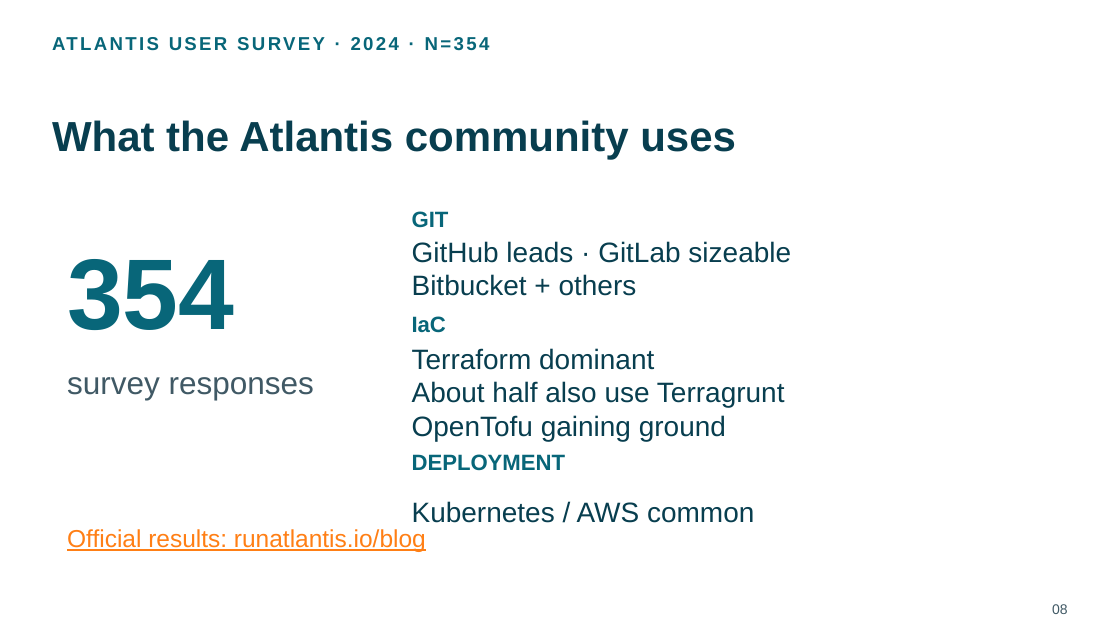
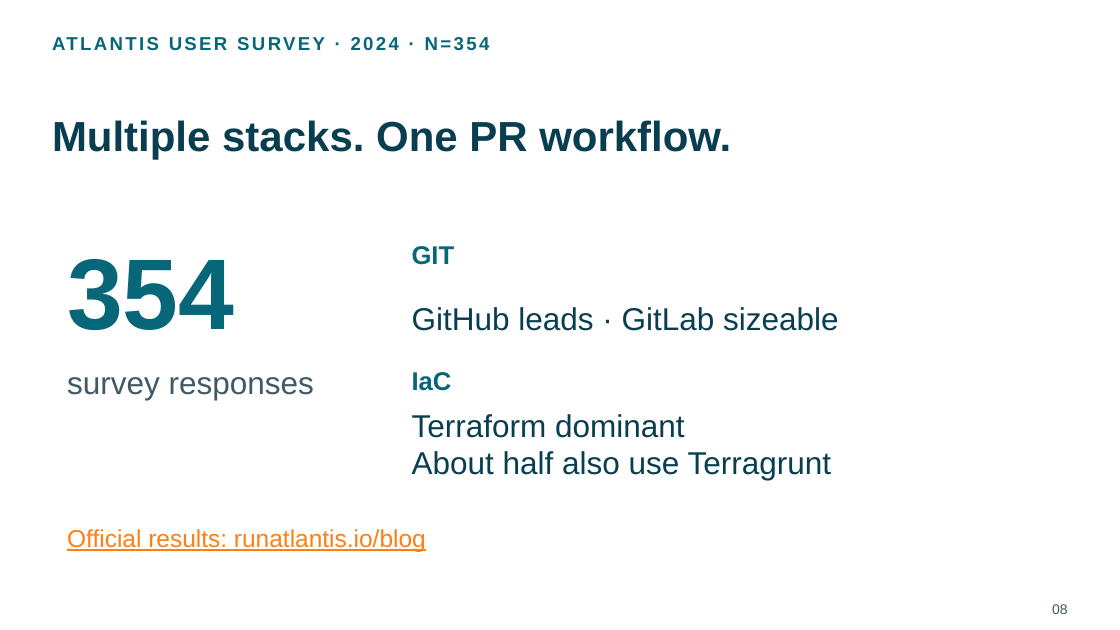
Before and after one commit to chenrui333/atlantis-talk, a slide deck: slide 8 of talks/kubecon-china-2026-atlantis-lightning/slides.pptx. Drawn at 1120x630 pixels with LibreOffice and Linux fonts; fonts in the diff are those of the drawing; background and template pictures are left out. Boxes give left, top, right and bottom in pixels: in the first picture for what was removed or moved away, otherwise in the second. Text is boxed around its words. In the diff, an @@ line names an element or a change of style, - is before the commit and + after.

Commit message:
docs: clarify Atlantis responsibilities and extension model

```diff
--- a/talks/kubecon-china-2026-atlantis-lightning/slides.pptx
+++ b/talks/kubecon-china-2026-atlantis-lightning/slides.pptx
@@ text at [52,120,731,159]: text changed @@
-What the Atlantis community uses
+Multiple stacks. One PR workflow.
@@ text "GIT": place and size @@
-text "GIT" at [412,211,449,228]
+text "GIT" at [412,246,455,265]
@@ text "GIT" at [412,246,455,265]: size 19 to 22 pt @@
@@ text "GitHub leads · GitLab sizeable" at [412,307,839,331]: size 24 to 27 pt @@
@@ text at [412,274,637,296]: paragraph removed @@
-Bitbucket + others
@@ text "GitHub leads · GitLab sizeable": place and size @@
-text "GitHub leads · GitLab sizeable" at [412,241,791,296]
+text "GitHub leads · GitLab sizeable" at [412,307,839,331]
@@ text "IaC" at [412,372,452,391]: size 19 to 22 pt @@
@@ text "IaC": place and size @@
-text "IaC" at [412,316,446,333]
+text "IaC" at [412,372,452,391]
@@ text at [412,415,726,441]: paragraph removed @@
-OpenTofu gaining ground
@@ text "Terraform dominant": place and size @@
-text "Terraform dominant" at [412,348,785,441]
+text "Terraform dominant" at [412,414,832,480]
@@ text "Terraform dominant" at [412,414,832,480]: size 24 to 27 pt @@
@@ text removed at [412,454,566,471] @@
-DEPLOYMENT
@@ text removed at [412,501,754,523] @@
-Kubernetes / AWS common
```
Also in this commit, not shown: 5 other slides changed, 1 slide added, 1 slide removed, 22 other files.
